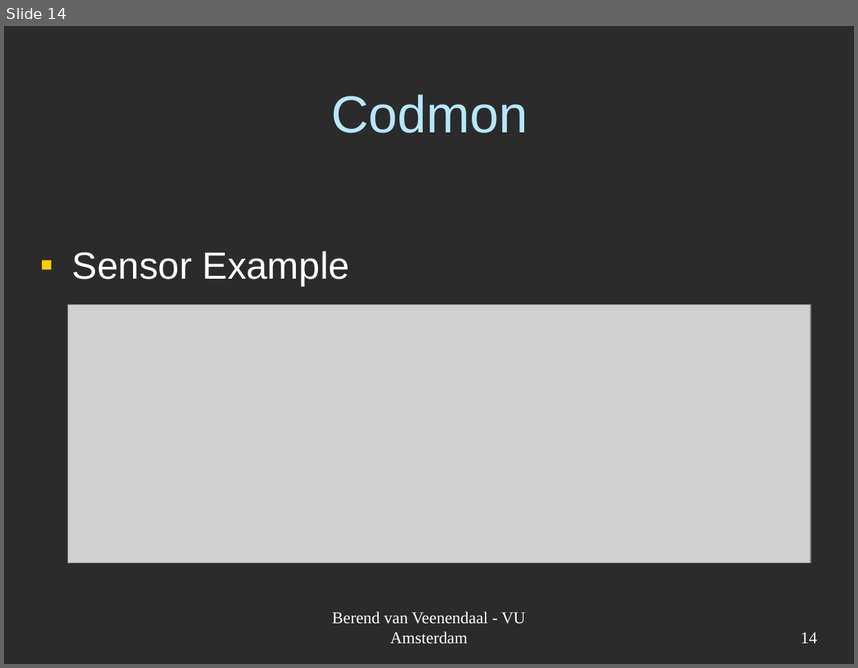
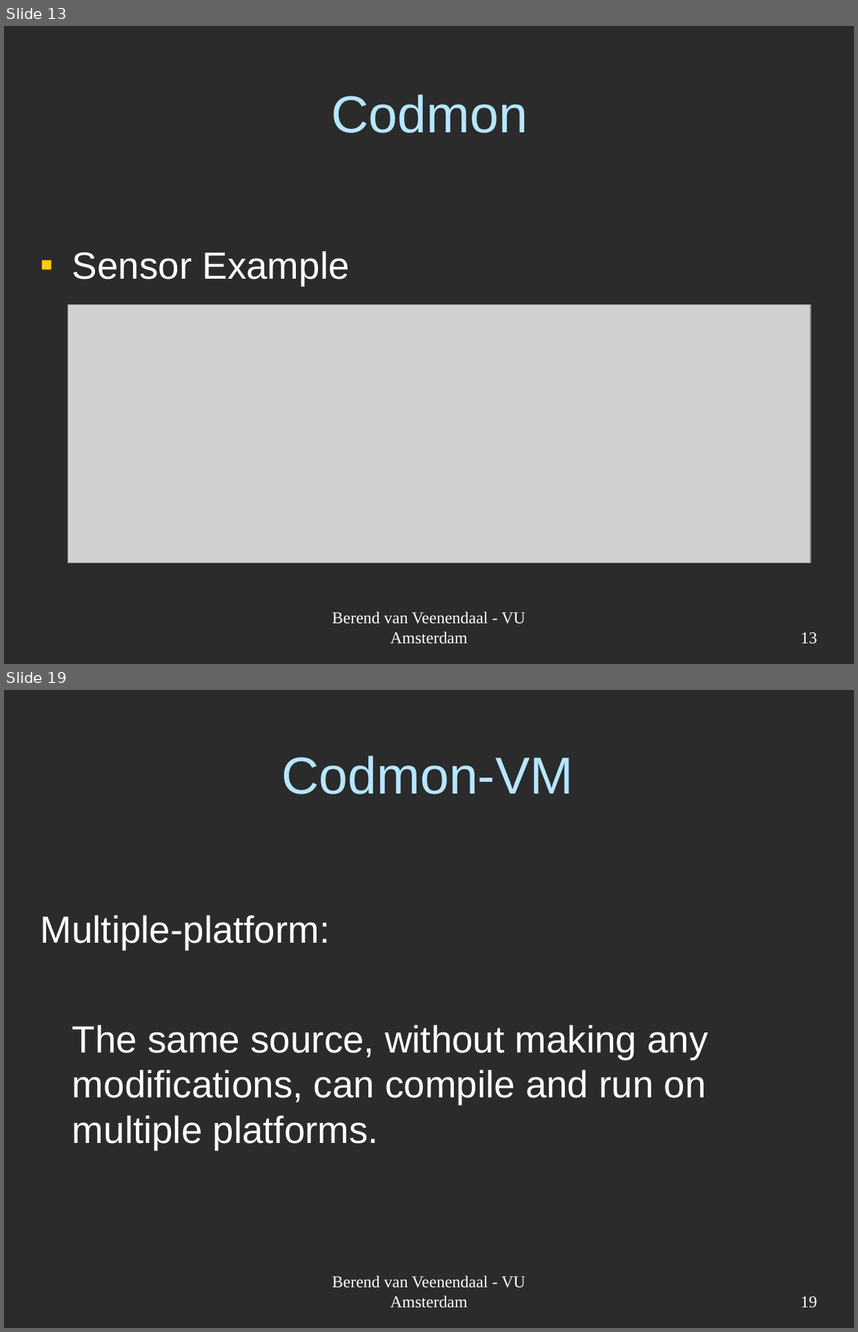
Before and after one commit to JungleComputing/codmon, a slide deck: doc/report/Codmon-VM.ppt. Shown one above the other, each under a label of ours: slide 14 before the commit, slides 13 and 19 after it; the slides between them are not shown. The pictures are 858x668 and 858x1332 pixels, drawn with LibreOffice and Linux fonts; fonts in the diff are those of the drawing; grey boxes stand for pictures; background and template pictures are left out; a plain dark background stands for a picture behind light text. Boxes give left, top, right and bottom in pixels: in the first picture for what was removed or moved away, otherwise in the second. Text is boxed around its words. In the diff, an @@ line names an element or a change of style, - is before the commit and + after.

```diff
--- a/doc/report/Codmon-VM.ppt
+++ b/doc/report/Codmon-VM.ppt
@@ slide 19 added at (x1=4, y1=690, x2=854, y2=1328), background picture (left out) @@
@@ title added at (x1=281, y1=756, x2=573, y2=794), 44 pt, text #B7E7FF @@
+Codmon-VM
@@ text added at (x1=41, y1=915, x2=708, y2=1150), 32 pt, text #FFFFFF @@
+Multiple-platform:
+The same source, without making any modifications, can compile and run on multiple platforms.
@@ text added at (x1=332, y1=1275, x2=526, y2=1308), 14 pt, text #FFFFFF @@
+Berend van Veenendaal - VU Amsterdam
@@ page number added at (x1=801, y1=1296, x2=818, y2=1308), 14 pt, text #FFFFFF @@
+19
@@ what was slide 14 is now slide 13 @@
@@ page number at (x1=801, y1=632, x2=818, y2=644): text changed @@
-14
+13
```
Also in this commit, not shown: 1 slide changed, 10 other slides added.
